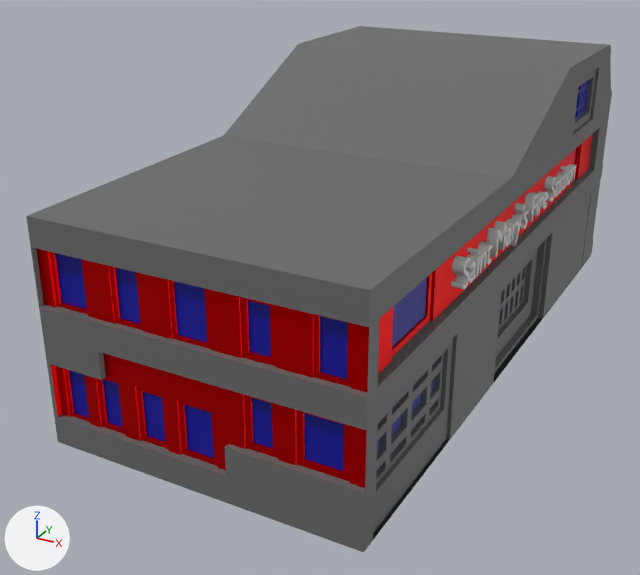
A saved change to the FBX model Assets/Models/Saint Mary's Island/Saint Mary's Fire Station.fbx.
Rendered twice from a 50 mm camera at (19.2, -41.2, 22.4) aimed at (-2.0, -2.7, 3.1). The lights are fixed; the arrows at lower left show +X, +Y and +Z. Where no turn or scale is listed for an object, it has been applied to the vertices.

The first picture shows "SAINTMARY'SFIRESTATION", "SaintMary'sFireStation".
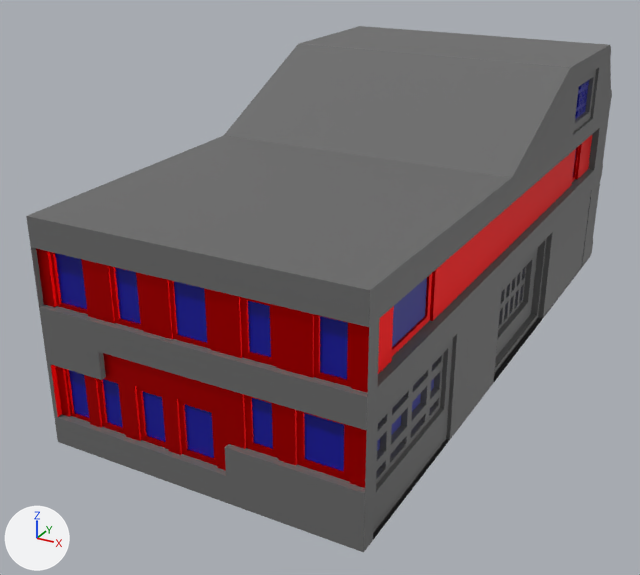
The edits, one by one:
Object "SAINTMARY'SFIRESTATION" (ob_saintmary_sfirestation) is deleted.

Changed parts and their boxes [x1, y1, x2, y2] in the pictures (640 x 575 px):
"SAINTMARY'SFIRESTATION", deleted
    before: [451, 164, 576, 289]
